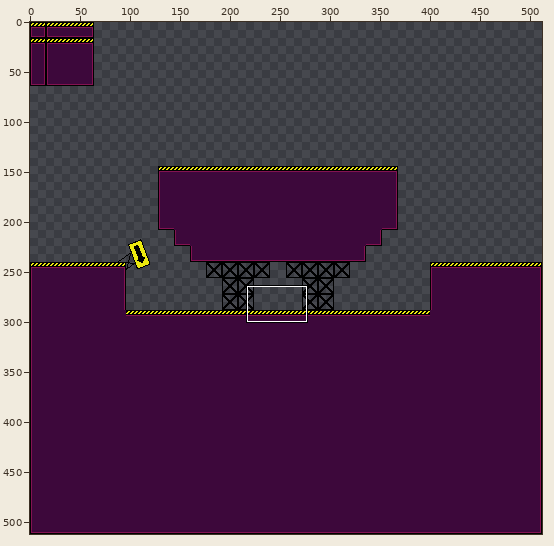
Two states of a pixel-art file, art-sources/platforms-source2.aseprite. Above: a wide view before the commit, with the close-up outlined.
Close-up. Old version:
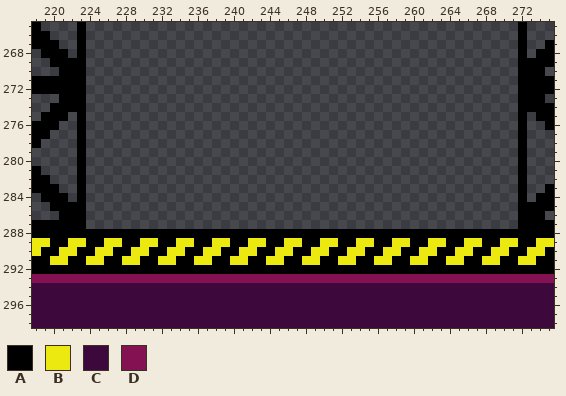
512x512 pixels, 1 frame. Shown: x 218..275, y 265..298.
Visible layers, top first: "Details", "Tilemap 2".
Palette (. is transparent): A #000000  B #ece910  C #3d083b  D #841252
Pixels before, first column x 218:
265 A....A................................................A...
266 AA...A................................................A...
267 AAA..A................................................A..A
268 .AAA.A................................................A.AA
269 ..AAAA................................................AAAA
270 ...AAA................................................AAA.
271 AAAAAA................................................AAAA
272 AAAAAA................................................AAAA
273 ...AAA................................................AAA.
274 ..AAAA................................................AAAA
275 .AAA.A................................................A.AA
276 AAA..A................................................A..A
277 AA...A................................................A...
278 A....A................................................A...
279 .....A................................................A...
280 .....A................................................A...
281 A....A................................................A...
282 AA...A................................................A...
283 AAA..A................................................A..A
284 .AAA.A................................................A.AA
285 ..AAAA................................................AAAA
286 ...AAA................................................AAA.
287 AAAAAA................................................AAAA
288 AAAAAAAAAAAAAAAAAAAAAAAAAAAAAAAAAAAAAAAAAAAAAAAAAAAAAAAAAA
289 BBAABBAABBAABBAABBAABBAABBAABBAABBAABBAABBAABBAABBAABBAABB
290 BAABBAABBAABBAABBAABBAABBAABBAABBAABBAABBAABBAABBAABBAABBA
291 AABBAABBAABBAABBAABBAABBAABBAABBAABBAABBAABBAABBAABBAABBAA
292 AAAAAAAAAAAAAAAAAAAAAAAAAAAAAAAAAAAAAAAAAAAAAAAAAAAAAAAAAA
293 DDDDDDDDDDDDDDDDDDDDDDDDDDDDDDDDDDDDDDDDDDDDDDDDDDDDDDDDDD
294 CCCCCCCCCCCCCCCCCCCCCCCCCCCCCCCCCCCCCCCCCCCCCCCCCCCCCCCCCC
295 CCCCCCCCCCCCCCCCCCCCCCCCCCCCCCCCCCCCCCCCCCCCCCCCCCCCCCCCCC
296 CCCCCCCCCCCCCCCCCCCCCCCCCCCCCCCCCCCCCCCCCCCCCCCCCCCCCCCCCC
297 CCCCCCCCCCCCCCCCCCCCCCCCCCCCCCCCCCCCCCCCCCCCCCCCCCCCCCCCCC
298 CCCCCCCCCCCCCCCCCCCCCCCCCCCCCCCCCCCCCCCCCCCCCCCCCCCCCCCCCC
The same view after the edit:
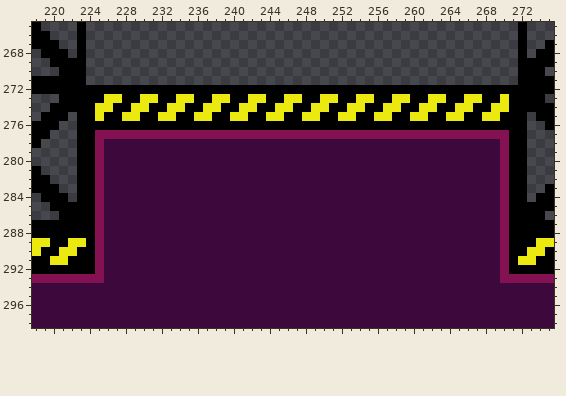
Change:
Changed rows in their new state; - is an unchanged pixel.
Layer "Tilemap 2":
first column x 224:
272 AAAAAAAAAAAAAAAAAAAAAAAAAAAAAAAAAAAAAAAAAAAAAAAA
273 AABBAABBAABBAABBAABBAABBAABBAABBAABBAABBAABBAABA
274 ABBAABBAABBAABBAABBAABBAABBAABBAABBAABBAABBAABBA
275 ABAABBAABBAABBAABBAABBAABBAABBAABBAABBAABBAABBAA
276 AAAAAAAAAAAAAAAAAAAAAAAAAAAAAAAAAAAAAAAAAAAAAAAA
277 ADDDDDDDDDDDDDDDDDDDDDDDDDDDDDDDDDDDDDDDDDDDDDDA
278 ADCCCCCCCCCCCCCCCCCCCCCCCCCCCCCCCCCCCCCCCCCCCCDA
279 ADCCCCCCCCCCCCCCCCCCCCCCCCCCCCCCCCCCCCCCCCCCCCDA
280 ADCCCCCCCCCCCCCCCCCCCCCCCCCCCCCCCCCCCCCCCCCCCCDA
281 ADCCCCCCCCCCCCCCCCCCCCCCCCCCCCCCCCCCCCCCCCCCCCDA
282 ADCCCCCCCCCCCCCCCCCCCCCCCCCCCCCCCCCCCCCCCCCCCCDA
283 ADCCCCCCCCCCCCCCCCCCCCCCCCCCCCCCCCCCCCCCCCCCCCDA
284 ADCCCCCCCCCCCCCCCCCCCCCCCCCCCCCCCCCCCCCCCCCCCCDA
285 ADCCCCCCCCCCCCCCCCCCCCCCCCCCCCCCCCCCCCCCCCCCCCDA
286 ADCCCCCCCCCCCCCCCCCCCCCCCCCCCCCCCCCCCCCCCCCCCCDA
287 ADCCCCCCCCCCCCCCCCCCCCCCCCCCCCCCCCCCCCCCCCCCCCDA
288 -DCCCCCCCCCCCCCCCCCCCCCCCCCCCCCCCCCCCCCCCCCCCCD-
289 -DCCCCCCCCCCCCCCCCCCCCCCCCCCCCCCCCCCCCCCCCCCCCDA
290 -DCCCCCCCCCCCCCCCCCCCCCCCCCCCCCCCCCCCCCCCCCCCCD-
291 ADCCCCCCCCCCCCCCCCCCCCCCCCCCCCCCCCCCCCCCCCCCCCD-
292 -DCCCCCCCCCCCCCCCCCCCCCCCCCCCCCCCCCCCCCCCCCCCCD-
293 --CCCCCCCCCCCCCCCCCCCCCCCCCCCCCCCCCCCCCCCCCCCC--
